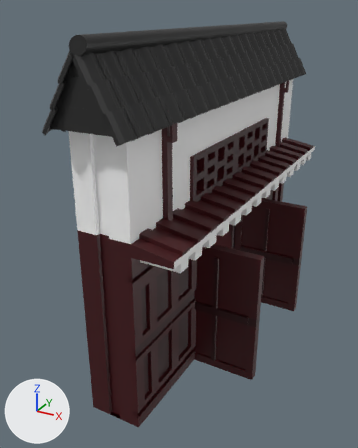
Two versions of the glTF model run/textures/build/build5.glb, one commit apart.
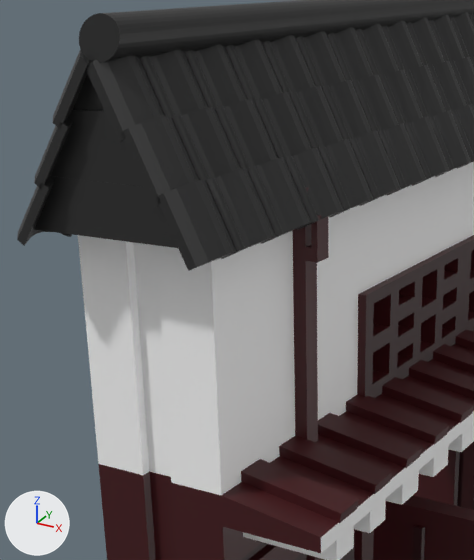
Old and new are each drawn whole from a camera (50 mm lens) standing at (1.535, -2.971, 2.294) and looking at (-0.018, -0.148, 0.883) and again close up on the part from 10% to 67% of the width and 6% to 61% of the height. The lights are fixed; the arrows at lower left show +X, +Y and +Z. Where no turn or scale is listed for an object, it has been applied to the vertices.

The scene before the commit, as lines of its bpy script (objects in view):
```python
me_立方体_002 = bpy.data.meshes.new('立方体.002')
me_立方体_002.from_pydata(...)  # 3153 vertices, 6196 faces; spans x -0.18..0.43, y -1.25..1.24, z -0.61..1.21
# faces by material slot: [1847, 3781, 568]
me_立方体_002.materials.append(mat_マテリアル_021)  # white #ffffff
me_立方体_002.materials.append(mat_マテリアル_022)  # dark red #40070e
me_立方体_002.materials.append(mat_マテリアル_023)  # dark red #2e050a
me_立方体_022 = bpy.data.meshes.new('立方体.022')
me_立方体_022.from_pydata(...)  # 16544 vertices, 30576 faces; spans x -0.37..0.15, y -1.41..1.34, z -0.2..0.25
# faces by material slot: [15162, 15162, 252]
me_立方体_022.materials.append(mat_マテリアル_024)  # black #252525
me_立方体_022.materials.append(mat_マテリアル_025)  # black #252525
me_立方体_022.materials.append(mat_マテリアル_029)  # black #252525
me_立方体_023 = bpy.data.meshes.new('立方体.023')
me_立方体_023.from_pydata(...)  # 30 vertices, 50 faces; spans x -0.173..0.173, y -0.09..0.09, z -0.009..0.015
me_立方体_023.materials.append(mat_マテリアル_027)  # black #252525
ob_瓦 = bpy.data.objects.new('瓦', me_立方体_022)
ob_瓦.location = (0.206, 0.146, 1.934)
ob_瓦2 = bpy.data.objects.new('瓦2', me_立方体_023)
ob_瓦2.location = (0.078, -1.218, 1.928)
ob_瓦2.rotation_euler = (-1.577, 0.0222, 3.1)  # degrees (-90, 1.3, 178)
ob_瓦2.scale = (1.3, 1.75, 1.19)
ob_門 = bpy.data.objects.new('門', me_立方体_002)
ob_門.location = (0.096, 0.104, 0.608)
# also in view: 'ドア2' at (0.421, -0.395, 0.45); '門2' at (0.372, 0.099, 1.208); 'ドア' at (0.424, 0.54, 0.45)
```
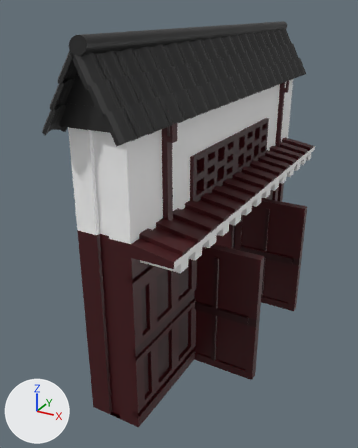
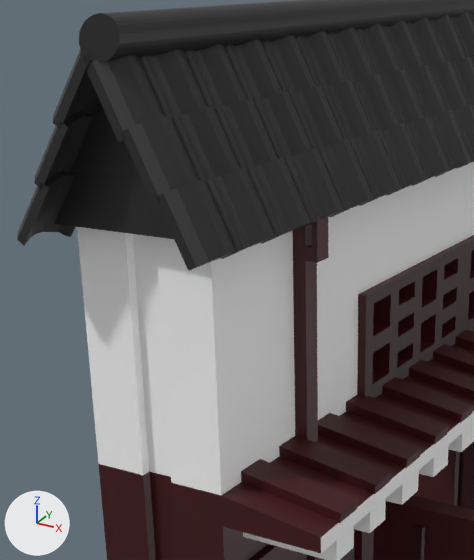
The newer file is also turned or shifted as a whole; pictures and numbers use the older file's frame.

Pixel boxes [x1, y1, x2, y2] of what changed, in the close-ups (474 x 560 px):
'瓦2', moved
    before: [34, 73, 178, 248]
    after: [55, 100, 174, 239]

What the commit changed:
Object '瓦2' (ob_瓦2) moves from (0.078, -1.218, 1.928) to (0.088, -1.159, 1.928).
